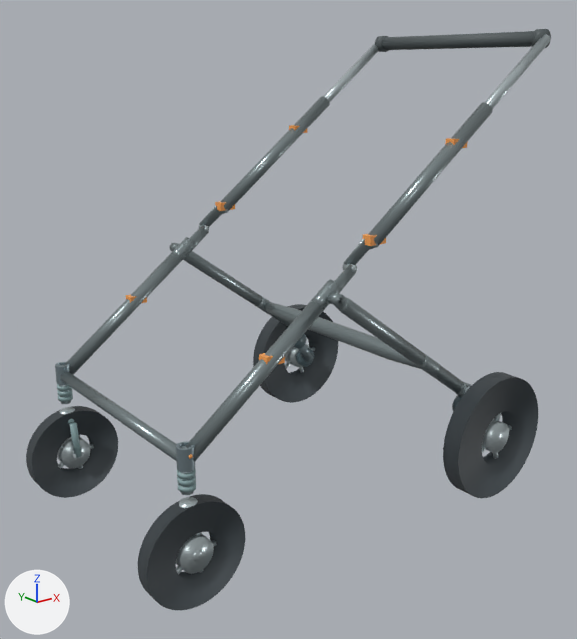
The glTF model models/no_cabin/w650_state1_wheel_M.glb: old version first, new version second.
Camera for both pictures: a 50 mm camera at (-0.602, -1.424, 1.013) aimed at (0.517, -0.025, 0.453). Arrows for +X, +Y and +Z are at lower left; the lights stay in place. The older version comes first.

Objects in the first picture: 'FL_tire.008', 'FR_tire.008', 'RL_tire.008', 'RR_tire.008', 'V46_rear_leg_-1.009', 'V46_rearbar.009', 'front_fixed_round_tube.008', 'main_lower_-1.009', 'main_lower_1.009', 'main_upper_-1.009', 'main_upper_1.009', 'round_handle.008' and 47 more.
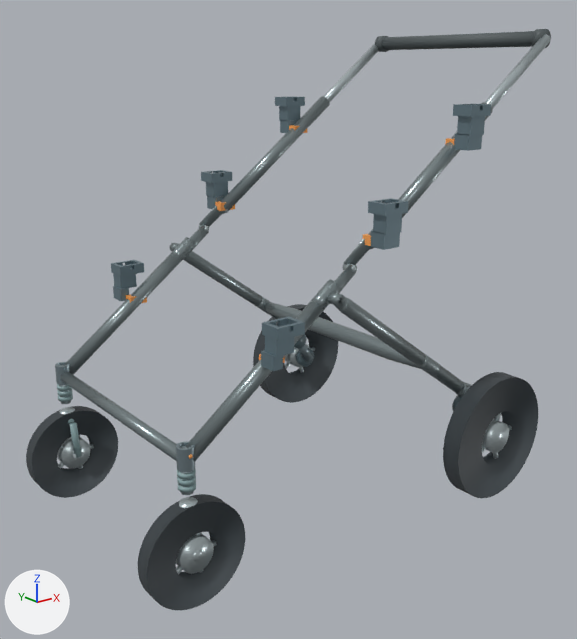
Pixel boxes [x1, y1, x2, y2] of what changed, in the pictures (577 x 639 px):
'Universal_Cabin_Receiver_L_-1', added
    after: [261, 316, 305, 371]
'Universal_Cabin_Receiver_M_-1', added
    after: [368, 198, 408, 250]
'Universal_Cabin_Receiver_H_-1', added
    after: [453, 104, 491, 151]
'Universal_Cabin_Receiver_L_1', added
    after: [111, 260, 144, 301]
'Universal_Cabin_Receiver_M_1', added
    after: [201, 170, 232, 209]
'Universal_Cabin_Receiver_H_1', added
    after: [275, 96, 305, 133]

What the commit changed:
Material 'Universal Cabin Receiver' (mat_universal_cabin_receiver) is new.
Its base color is (0.18, 0.26, 0.3) (greyish blue #768b95).
Its metallic is 0.58.
Its roughness is 0.42.
Mesh me_universal_cabin_receiver_m__1 is new.
It has 76 vertices, 156 faces and spans x 0.5147..0.5787, y -0.33..-0.282, z 0.669..0.762.
It uses material mat_universal_cabin_receiver (greyish blue #768b95).
Mesh me_universal_cabin_receiver_l__1 is new.
It has 76 vertices, 156 faces and spans x 0.245..0.312, y -0.33..-0.282, z 0.477..0.562.
It uses material mat_universal_cabin_receiver (greyish blue #768b95).
Mesh me_universal_cabin_receiver_h__1 is new.
It has 76 vertices, 156 faces and spans x 0.7547..0.8187, y -0.33..-0.282, z 0.849..0.942.
It uses material mat_universal_cabin_receiver (greyish blue #768b95).
Mesh me_universal_cabin_receiver_m_1 is new.
It has 76 vertices, 156 faces and spans x 0.5147..0.5787, y 0.282..0.33, z 0.669..0.762.
It uses material mat_universal_cabin_receiver (greyish blue #768b95).
Mesh me_universal_cabin_receiver_l_1 is new.
It has 76 vertices, 156 faces and spans x 0.245..0.312, y 0.282..0.33, z 0.477..0.562.
It uses material mat_universal_cabin_receiver (greyish blue #768b95).
Mesh me_universal_cabin_receiver_h_1 is new.
It has 76 vertices, 156 faces and spans x 0.7547..0.8187, y 0.282..0.33, z 0.849..0.942.
It uses material mat_universal_cabin_receiver (greyish blue #768b95).
Object 'Universal_Cabin_Receiver_M_-1' (ob_universal_cabin_receiver_m__1) is new; it shows me_universal_cabin_receiver_m__1.
Its location is (0.0, 0.0, 0.0).
Object 'Universal_Cabin_Receiver_L_-1' (ob_universal_cabin_receiver_l__1) is new; it shows me_universal_cabin_receiver_l__1.
Its location is (0.0, 0.0, 0.0).
Object 'Universal_Cabin_Receiver_H_-1' (ob_universal_cabin_receiver_h__1) is new; it shows me_universal_cabin_receiver_h__1.
Its location is (0.0, 0.0, 0.0).
Object 'Universal_Cabin_Receiver_M_1' (ob_universal_cabin_receiver_m_1) is new; it shows me_universal_cabin_receiver_m_1.
Its location is (0.0, 0.0, 0.0).
Object 'Universal_Cabin_Receiver_L_1' (ob_universal_cabin_receiver_l_1) is new; it shows me_universal_cabin_receiver_l_1.
Its location is (0.0, 0.0, 0.0).
Object 'Universal_Cabin_Receiver_H_1' (ob_universal_cabin_receiver_h_1) is new; it shows me_universal_cabin_receiver_h_1.
Its location is (0.0, 0.0, 0.0).
